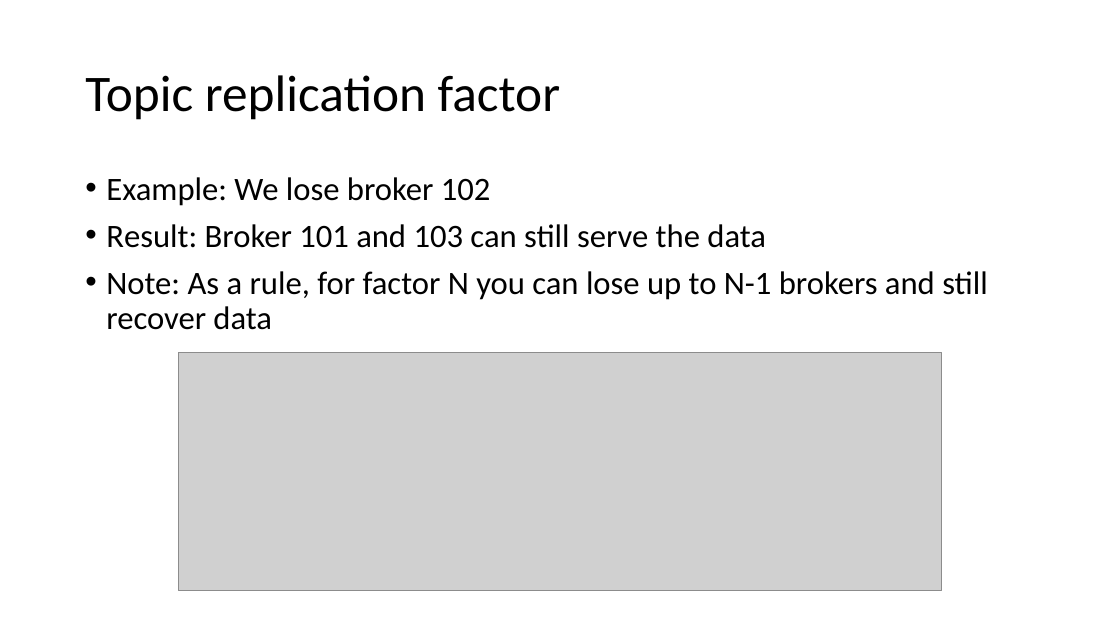
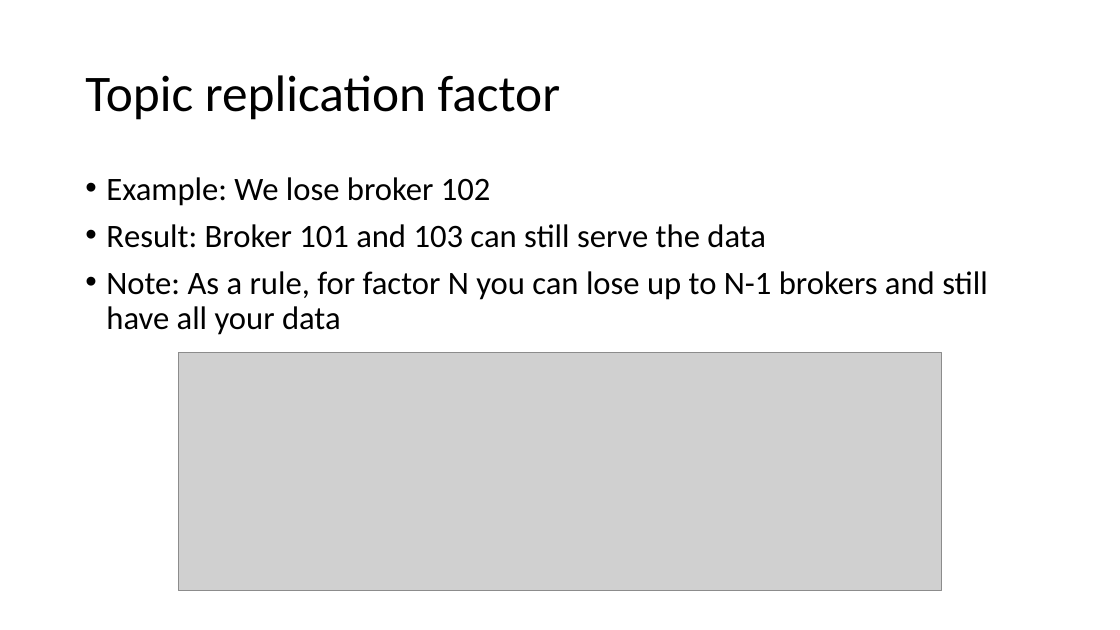
Before and after one commit to fortedigital/cg-kafka, a slide deck: slide 43 of workshop1/Kafka - 101.pptx (slide 42 before the commit). Drawn at 1120x630 pixels with LibreOffice and Linux fonts; fonts in the diff are those of the drawing; grey boxes stand for pictures. Boxes give left, top, right and bottom in pixels: in the first picture for what was removed or moved away, otherwise in the second. Text is boxed around its words. In the diff, an @@ line names an element or a change of style, - is before the commit and + after.

```diff
--- a/workshop1/Kafka - 101.pptx
+++ b/workshop1/Kafka - 101.pptx
@@ text at (x1=106, y1=271, x2=988, y2=335): text changed @@
-• Note: As a rule, for factor N you can lose up to N-1 brokers and still recover data
+• Note: As a rule, for factor N you can lose up to N-1 brokers and still have all your data
```
Also in this commit, not shown: 7 other slides changed, 3 slides added, 2 slides removed.
